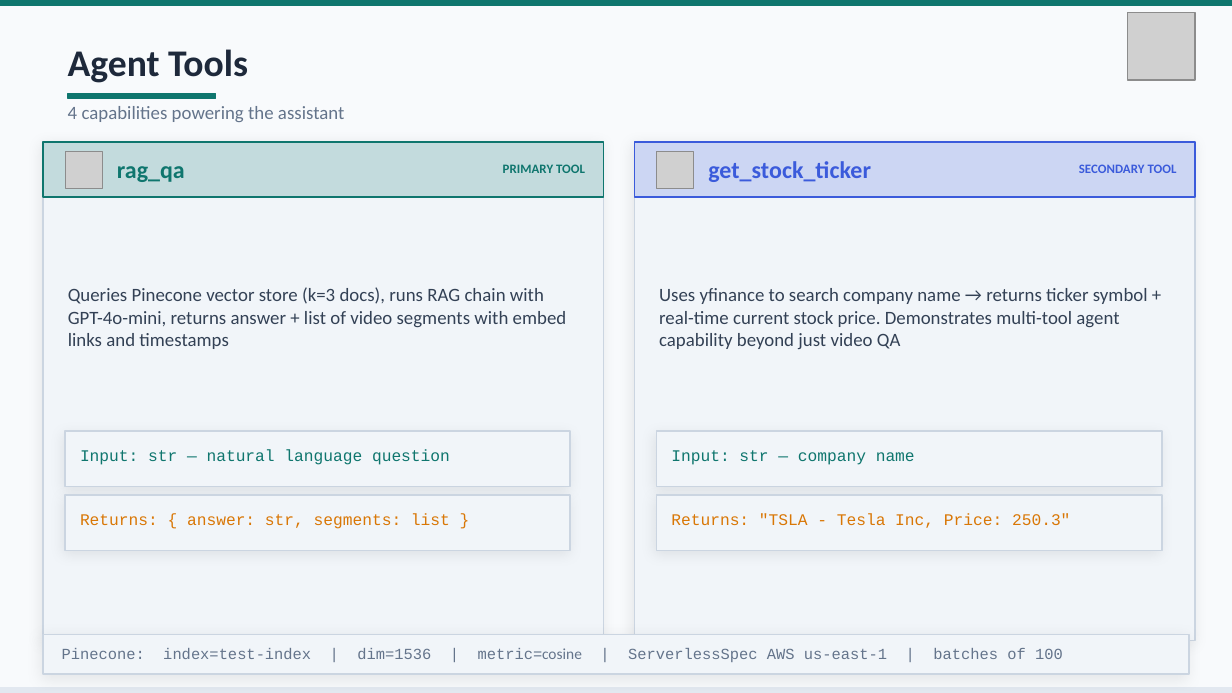
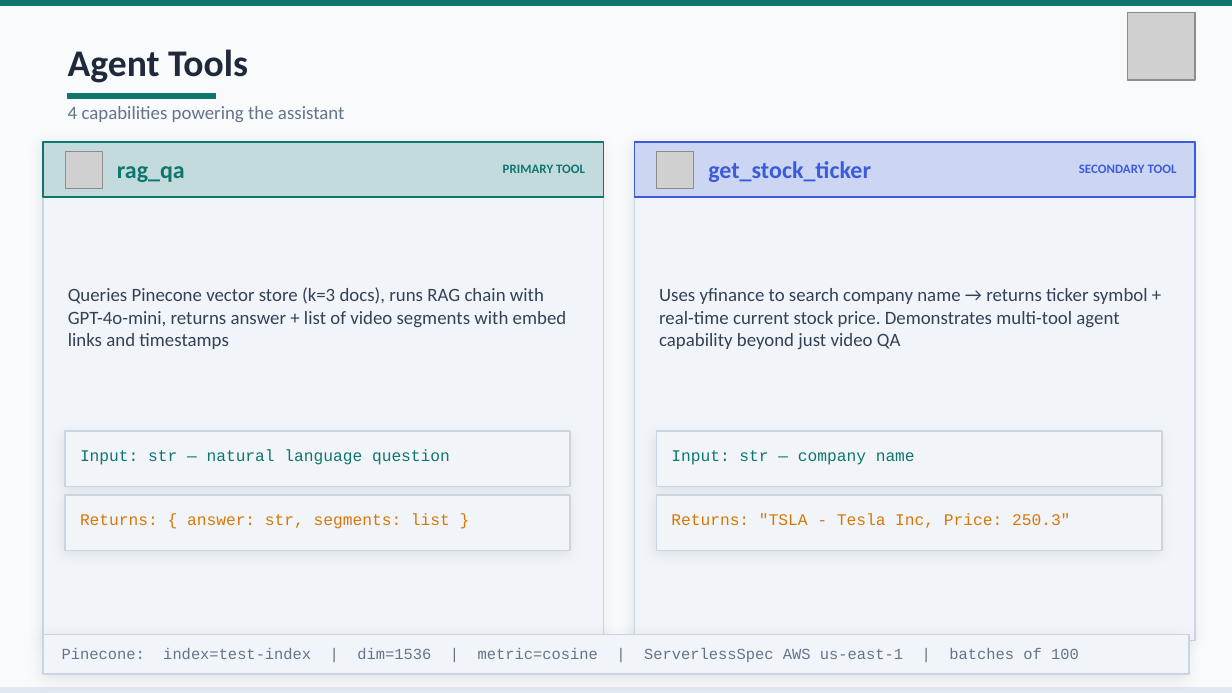
Before and after one commit to biancaene/ironhack_project_chatbot, a slide deck: slide 6 of presentation/presentation_youtube_qa_chatbot.pptx. Drawn at 1232x693 pixels with LibreOffice and Linux fonts; fonts in the diff are those of the drawing; grey boxes stand for pictures. Boxes give left, top, right and bottom in pixels: in the first picture for what was removed or moved away, otherwise in the second. Text is boxed around its words. In the diff, an @@ line names an element or a change of style, - is before the commit and + after.

```diff
--- a/presentation/presentation_youtube_qa_chatbot.pptx
+++ b/presentation/presentation_youtube_qa_chatbot.pptx
@@ text "Pinecone: index=test-index | dim=1536 | ..." at (62, 648, 1079, 662): font Calibri to Courier New in "metric=cosine" @@
```
Also in this commit, not shown: 6 other slides changed.
